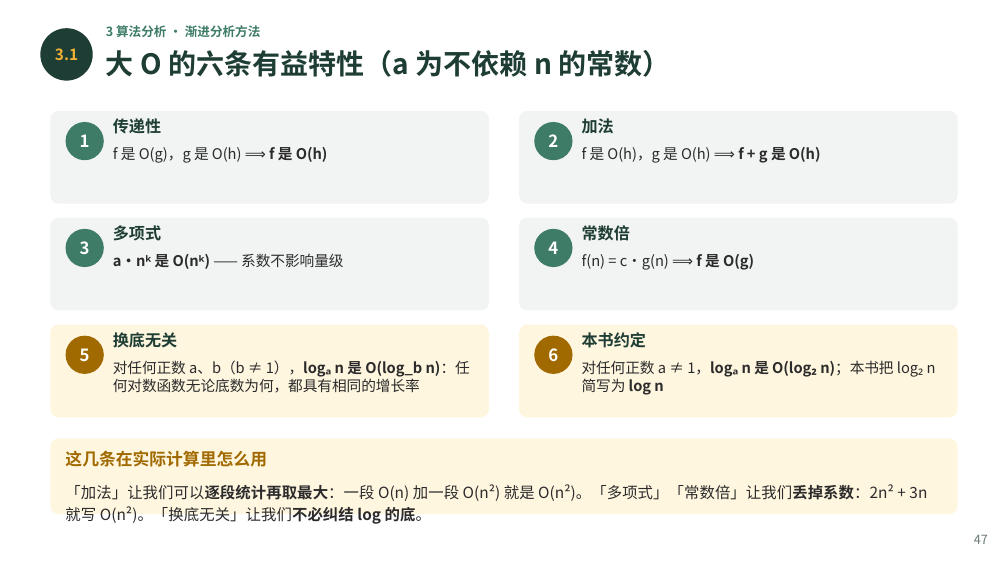
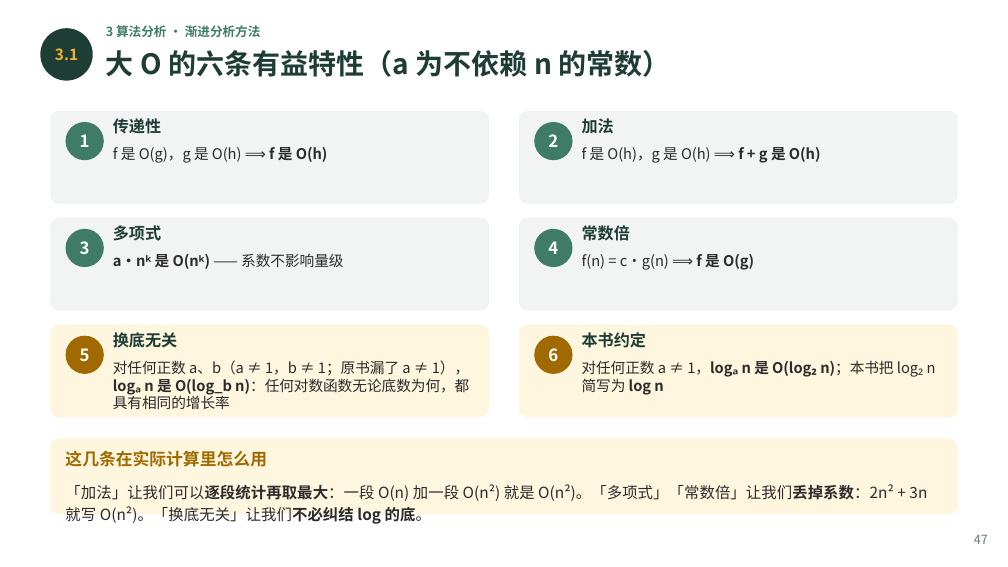
Before and after one commit to GMyhf/2026fall-cs201cq, a slide deck: slide 47 of courseware/202609_DSA_01_ADT_Floyd_Complexity.pptx. Drawn at 1008x567 pixels with LibreOffice and Linux fonts; fonts in the diff are those of the drawing. Boxes give left, top, right and bottom in pixels: in the first picture for what was removed or moved away, otherwise in the second. Text is boxed around its words. In the diff, an @@ line names an element or a change of style, - is before the commit and + after.

```diff
--- a/courseware/202609_DSA_01_ADT_Floyd_Complexity.pptx
+++ b/courseware/202609_DSA_01_ADT_Floyd_Complexity.pptx
@@ text at <box>113,360,469,409</box>: text changed @@
-对任何正数 a、b（b ≠ 1），logₐ n 是 O(log_b n)：任何对数函数无论底数为何，都具有相同的增长率
+对任何正数 a、b（a ≠ 1，b ≠ 1；原书漏了 a ≠ 1），logₐ n 是 O(log_b n)：任何对数函数无论底数为何，都具有相同的增长率
```
Also in this commit, not shown: 15 other slides changed.
